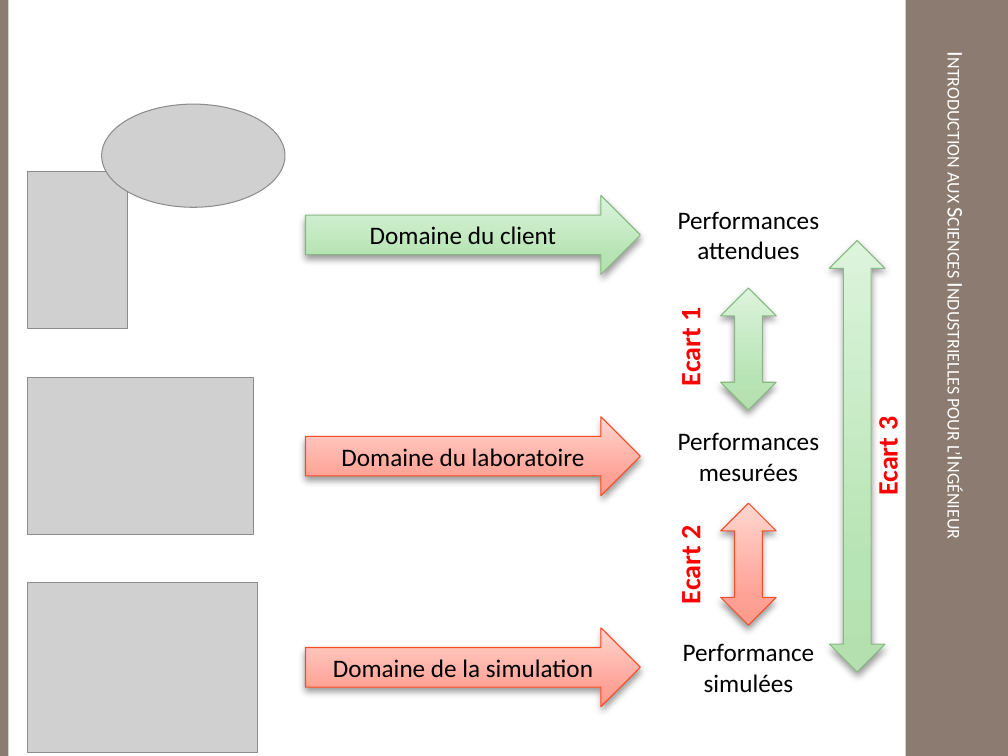
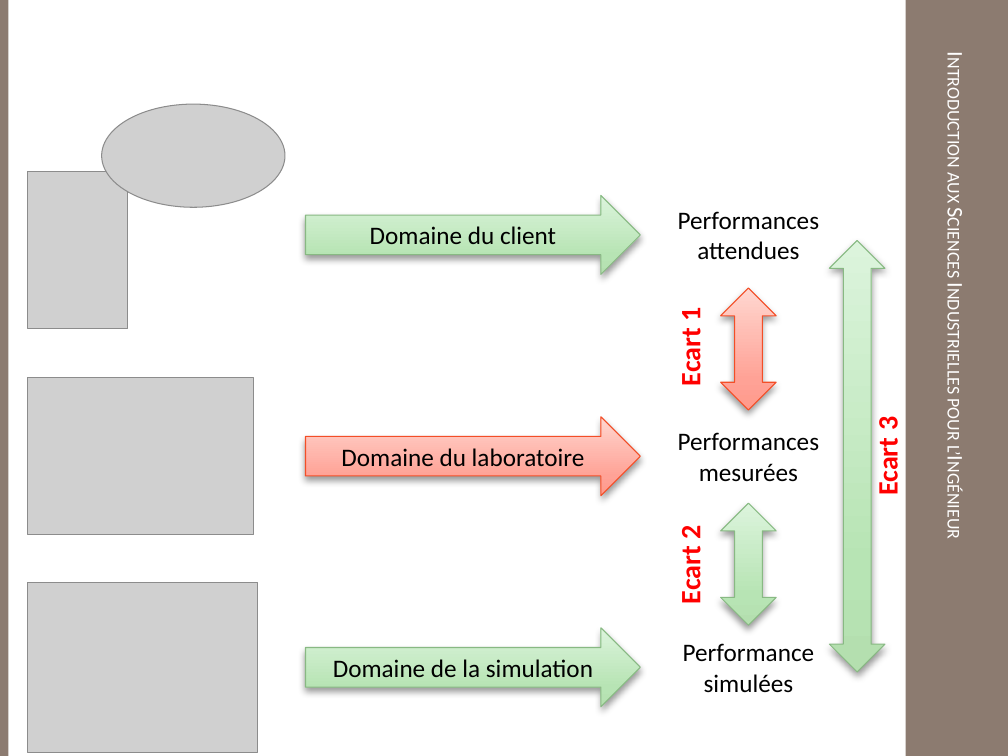
Before and after one commit to xpessoles/TP_Documents, a slide deck: slide 1 of Ressources/Ecarts.pptx. Drawn at 1008x756 pixels with LibreOffice and Linux fonts; fonts in the diff are those of the drawing; grey boxes stand for pictures; background and template pictures are left out. Boxes give left, top, right and bottom in pixels: in the first picture for what was removed or moved away, otherwise in the second. Text is boxed around its words. In the diff, an @@ line names an element or a change of style, - is before the commit and + after.

```diff
--- a/Ressources/Ecarts.pptx
+++ b/Ressources/Ecarts.pptx
@@ up down arrow at box(721, 288, 776, 410): fill gradient #B4DFB0 to #B9E4B5 to #DEF5DC to gradient #FF9A8C to #FFA397 to #FFD6D2; outline #88B983 0.75 pt to #F34E27 0.75 pt @@
@@ up down arrow at box(721, 503, 776, 625): fill gradient #FF9A8C to #FFA397 to #FFD6D2 to gradient #B4DFB0 to #B9E4B5 to #DEF5DC; outline #F34E27 0.75 pt to #88B983 0.75 pt @@
@@ right arrow "Domaine de la simulation" at box(305, 628, 640, 707): fill gradient #FF9A8C to #FFA397 to #FFD6D2 to gradient #B4DFB0 to #B9E4B5 to #DEF5DC; outline #F34E27 0.75 pt to #88B983 0.75 pt @@
```
Also in this commit, not shown: 1 other slide changed, 1 other file.
